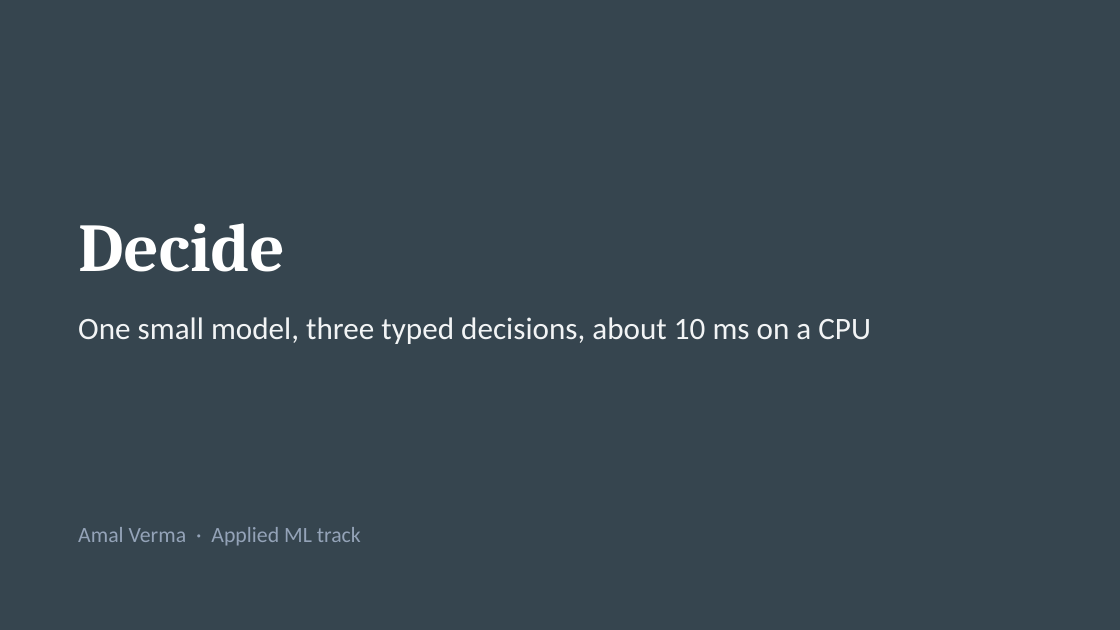
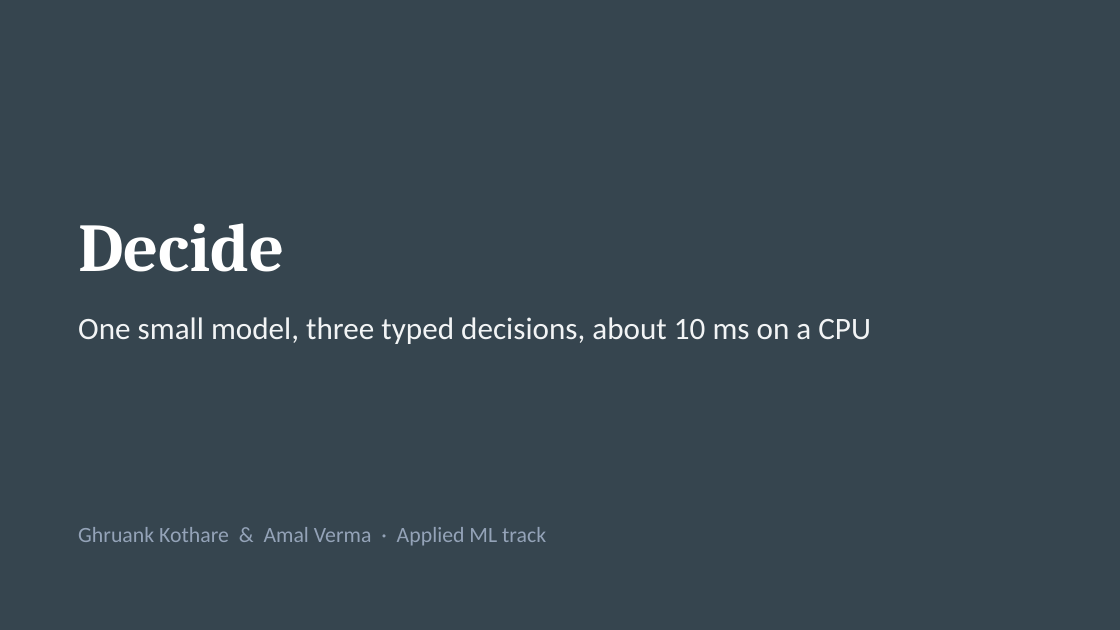
Before and after one commit to Amal-Verma/Jev-router-decide, a slide deck: slide 1 of docs/presentation/decide.pptx. Drawn at 1120x630 pixels with LibreOffice and Linux fonts; fonts in the diff are those of the drawing. Boxes give left, top, right and bottom in pixels: in the first picture for what was removed or moved away, otherwise in the second. Text is boxed around its words. In the diff, an @@ line names an element or a change of style, - is before the commit and + after.

Commit message:
Deck: add team names (Ghruank Kothare, Amal Verma)

```diff
--- a/docs/presentation/decide.pptx
+++ b/docs/presentation/decide.pptx
@@ text at <box>78,527,546,546</box>: text changed @@
-Amal Verma · Applied ML track
+Ghruank Kothare & Amal Verma · Applied ML track
```
Also in this commit, not shown: 2 other files.
